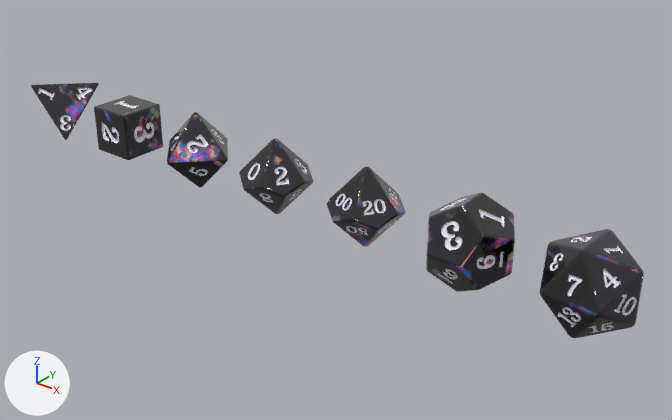
The glTF model public/dice/black-opal.glb as it was, and as the next commit left it.
Before and after are seen from a camera (50 mm lens) standing at (26.14, -120.36, 10.75) and looking at (11.24, -101.72, -0.81). Lighting does not change. The marker at lower left points along +X, +Y and +Z. The picture after the commit comes second. Vertices at exactly the same position are counted once.

The older version as bpy lines, for what is in view:
```python
ob_d10 = bpy.data.objects.new('d10', me_black_opal_d10_001)
ob_d10.location = (9.6, -102.4, 0.0)
ob_d100 = bpy.data.objects.new('d100', me_black_opal_d100_001)
ob_d100.location = (12.8, -102.4, 0.0)
ob_d12 = bpy.data.objects.new('d12', me_black_opal_d12_001)
ob_d12.location = (16.0, -102.4, 0.0)
ob_d20 = bpy.data.objects.new('d20', me_black_opal_d20_001)
ob_d20.location = (19.2, -102.4, 0.0)
ob_d4 = bpy.data.objects.new('d4', me_black_opal_d4_001)
ob_d4.location = (0.0, -102.4, 0.0)
ob_d6 = bpy.data.objects.new('d6', me_black_opal_d6_001)
ob_d6.location = (3.2, -102.4, 0.0)
ob_d8 = bpy.data.objects.new('d8', me_black_opal_d8_001)
ob_d8.location = (6.4, -102.4, 0.0)
```
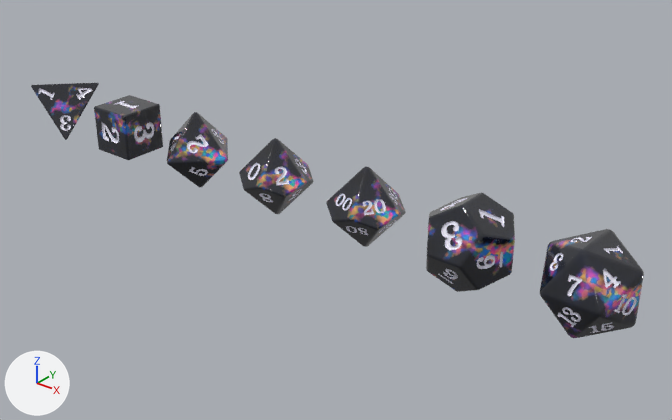
Changed parts and their boxes [x1, y1, x2, y2] in the pictures (672 x 420 px):
part 1 of me_black_opal_d4_001, reshaped: after [31, 83, 99, 140]
part 2 of me_black_opal_d4_001, surface changed: [33, 84, 92, 130] in both
part 3 of me_black_opal_d6_001, reshaped: before [94, 104, 163, 160]; after [94, 95, 163, 160]
part 4 of me_black_opal_d6_001, surface changed: [94, 99, 163, 157] in both
part 5 of me_black_opal_d8_001, reshaped: before [167, 112, 228, 165]; after [167, 112, 228, 188]
part 6 of me_black_opal_d8_001, surface changed: [167, 113, 228, 180] in both
part 7 of me_black_opal_d10_001, reshaped: [239, 138, 313, 214] in both
part 8 of me_black_opal_d10_001, surface changed (lighter): [243, 141, 313, 199] in both
part 9 of me_black_opal_d12_001, reshaped: before [426, 194, 515, 292]; after [426, 193, 515, 292]
part 10 of me_black_opal_d12_001, surface changed: [429, 197, 515, 290] in both
part 11 of me_black_opal_d20_001, reshaped: [540, 229, 644, 338] in both
part 12 of me_black_opal_d20_001, surface changed (lighter): [542, 230, 642, 338] in both
part 13 of me_black_opal_d100_001, reshaped: before [326, 167, 406, 247]; after [326, 166, 406, 247]
part 14 of me_black_opal_d100_001, surface changed: [327, 177, 405, 246] in both

The change, as a diff of the scene's bpy script:
```diff
--- a/public/dice/black-opal.glb.py
+++ b/public/dice/black-opal.glb.py
@@ me_black_opal_d4_001 @@
-me_black_opal_d4_001.from_pydata(...)  # 1167 vertices, 2330 faces; spans x -0.81..0.81, y -0.81..0.81, z -0.81..0.81
+me_black_opal_d4_001.from_pydata(...)  # 1303 vertices, 2602 faces; spans x -0.81..0.81, y -0.81..0.81, z -0.81..0.81
+# me_black_opal_d4_001 part 1: 24 vertices moved within x -0.8..0.8, y -0.8..0.8, z -0.8..0.8; 20 vertices removed from x -0.79..0.79, y -0.79..0.79, z -0.79..0.79; 156 vertices added at x -0.81..0.81, y -0.81..0.81, z -0.81..0.81
+# me_black_opal_d4_001 part 2: 2165 kept faces spanning x -0.81..0.81, y -0.81..0.81, z -0.81..0.81 get new texture (UV) coordinates
 me_black_opal_d4_001.materials.append(mat_black_opal_d4_body)
@@ me_black_opal_d6_001 @@
-me_black_opal_d6_001.from_pydata(...)  # 823 vertices, 1642 faces; spans x -0.75..0.75, y -0.75..0.75, z -0.75..0.75
+me_black_opal_d6_001.from_pydata(...)  # 1095 vertices, 2186 faces; spans x -0.75..0.75, y -0.75..0.75, z -0.75..0.75
+# me_black_opal_d6_001 part 3: 96 vertices removed from x -0.74..0.74, y -0.74..0.74, z -0.74..0.74; 368 vertices added at x -0.75..0.75, y -0.75..0.75, z -0.75..0.75
+# me_black_opal_d6_001 part 4: 1225 kept faces spanning x -0.75..0.75, y -0.75..0.75, z -0.75..0.75 get new texture (UV) coordinates
 me_black_opal_d6_001.materials.append(mat_black_opal_d6_body)
@@ me_black_opal_d8_001 @@
-me_black_opal_d8_001.from_pydata(...)  # 1024 vertices, 2044 faces; spans x -1.23..1.23, y -1.23..1.23, z -1.23..1.23
+me_black_opal_d8_001.from_pydata(...)  # 1294 vertices, 2584 faces; spans x -1.24..1.24, y -1.24..1.24, z -1.24..1.24
+# me_black_opal_d8_001 part 5: 48 vertices removed from x -1.22..1.22, y -1.22..1.22, z -1.22..1.22; 318 vertices added at x -1.24..1.24, y -1.24..1.24, z -1.24..1.24
+# me_black_opal_d8_001 part 6: 1672 kept faces spanning x -1.21..1.21, y -1.21..1.21, z -1.21..1.21 get new texture (UV) coordinates
 me_black_opal_d8_001.materials.append(mat_black_opal_d8_body)
@@ me_black_opal_d10_001 @@
-me_black_opal_d10_001.from_pydata(...)  # 1446 vertices, 2888 faces; spans x -1.06..1.06, y -1.01..1.01, z -1.17..1.17
+me_black_opal_d10_001.from_pydata(...)  # 1898 vertices, 3792 faces; spans x -1.06..1.06, y -1.01..1.01, z -1.18..1.18
+# me_black_opal_d10_001 part 7: 51 vertices moved within x -1.06..0.87, y -1.01..1.01, z -1.17..1.16; 115 vertices removed from x -1.05..1.05, y -1.0..1.0, z -1.17..1.17; 567 vertices added at x -1.06..1.06, y -1.01..1.01, z -1.18..1.18
+# me_black_opal_d10_001 part 8: 2232 kept faces spanning x -1.05..1.05, y -1.0..1.0, z -1.17..1.15 get new texture (UV) coordinates
 me_black_opal_d10_001.materials.append(mat_black_opal_d10_body)
@@ me_black_opal_d12_001 @@
-me_black_opal_d12_001.from_pydata(...)  # 1867 vertices, 3730 faces; spans x -1.2..1.2, y -1.2..1.2, z -1.2..1.2
+me_black_opal_d12_001.from_pydata(...)  # 2547 vertices, 5090 faces; spans x -1.2..1.2, y -1.2..1.2, z -1.2..1.2
+# me_black_opal_d12_001 part 9: 84 vertices removed from x -1.18..1.18, y -1.18..1.18, z -1.18..1.18; 764 vertices added at x -1.2..1.2, y -1.2..1.2, z -1.2..1.2
+# me_black_opal_d12_001 part 10: 2724 kept faces spanning x -1.2..1.2, y -1.2..1.2, z -1.2..1.2 get new texture (UV) coordinates
 me_black_opal_d12_001.materials.append(mat_black_opal_d12_body)
@@ me_black_opal_d20_001 @@
-me_black_opal_d20_001.from_pydata(...)  # 3122 vertices, 6240 faces; spans x -1.14..1.14, y -1.14..1.14, z -1.14..1.14
+me_black_opal_d20_001.from_pydata(...)  # 3796 vertices, 7588 faces; spans x -1.14..1.14, y -1.14..1.14, z -1.14..1.14
+# me_black_opal_d20_001 part 11: 114 vertices moved within x -1.13..1.13, y -1.13..1.13, z -1.13..1.13; 210 vertices removed from x -1.14..1.14, y -1.14..1.14, z -1.14..1.14; 884 vertices added at x -1.14..1.14, y -1.14..1.14, z -1.14..1.14
+# me_black_opal_d20_001 part 12: 5293 kept faces spanning x -1.13..1.13, y -1.13..1.13, z -1.13..1.13 get new texture (UV) coordinates
 me_black_opal_d20_001.materials.append(mat_black_opal_d20_body)
@@ me_black_opal_d100_001 @@
-me_black_opal_d100_001.from_pydata(...)  # 2669 vertices, 5334 faces; spans x -1.06..1.06, y -1.01..1.01, z -1.17..1.17
+me_black_opal_d100_001.from_pydata(...)  # 3121 vertices, 6238 faces; spans x -1.06..1.06, y -1.01..1.01, z -1.18..1.18
+# me_black_opal_d100_001 part 13: 51 vertices moved within x -1.06..0.87, y -1.01..1.01, z -1.17..1.16; 115 vertices removed from x -1.05..1.05, y -1.0..1.0, z -1.17..1.17; 567 vertices added at x -1.06..1.06, y -1.01..1.01, z -1.18..1.18
+# me_black_opal_d100_001 part 14: 4671 kept faces spanning x -1.05..1.05, y -1.0..1.0, z -1.17..1.15 get new texture (UV) coordinates
 me_black_opal_d100_001.materials.append(mat_black_opal_d100_body)
```
